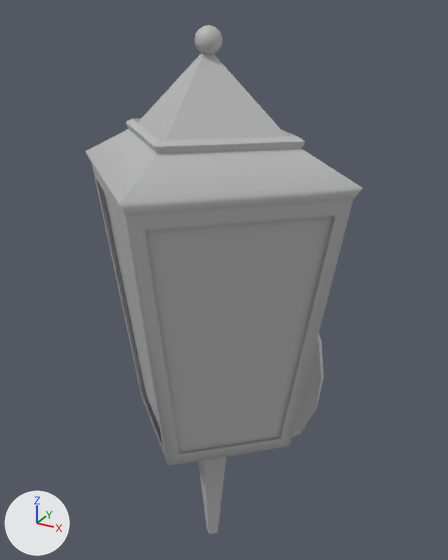
The FBX model Assets/Environment/Laterne.fbx: old version first, new version second.
Camera for both pictures: a 50 mm lens placed at (-0.21979, -0.83831, 0.10947), pointed at (-0.24028, -0.80106, 0.09085). Every picture has the same lights, and +X, +Y and +Z are marked at lower left. Where no turn or scale is listed for an object, it has been applied to the vertices.

The first picture shows 'kleine_Laterne'.
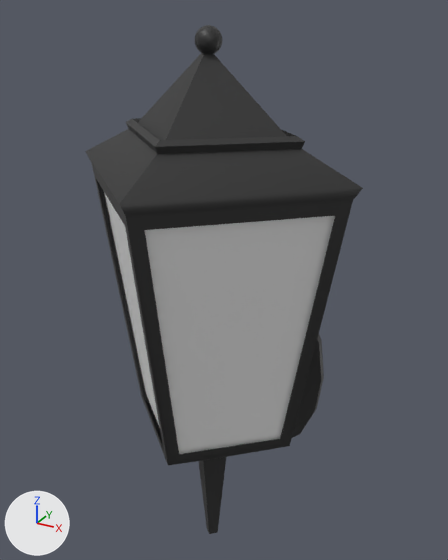
Commit message: lantern update

Location of each change, (x1, y1, x2, y2) in pixels of the pictures (448 x 560 px):
part 1 of me_mesh, cut back
    before: (195, 25, 222, 55)
    after: (195, 25, 222, 54)
part 2 of me_mesh, recoloured (grey to black)
    both: (85, 53, 363, 534)
part 3 of me_mesh, recoloured
    both: (104, 192, 335, 454)

What the commit changed:
Material 'Lantern_glas' (mat_lantern_glas) is new.
Its base color is (0.786, 0.786, 0.786) (white #e5e5e5).
Material 'Lantern' (mat_lantern) is new.
Its base color is (0.026, 0.026, 0.026) (black #2d2d2d).
me_mesh is used by ob_kleine_laterne; location (-0.24009, -0.80216, 0.08844).
me_mesh had 320 vertices, 316 faces and spanned x -0.0104..0.0104, y -0.0108..0.0108, z -0.0201..0.0201.
me_mesh now has 208 vertices, 196 faces and spans x -0.0104..0.0104, y -0.0108..0.0108, z -0.0201..0.0201.
Part 1, on me_mesh:
112 vertices are removed from x -0.0007..0.0009, y -0.0022..-0.0005, z 0.0184..0.02.
223 faces are deleted.
2 vertices move within x 0.0002, y -0.0012, z 0.0184..0.02.
103 new faces join them, mat_lantern (black #2d2d2d).
me_mesh part 2: 89 faces spanning x -0.0104..0.0104, y -0.0108..0.0108, z -0.0201..0.0201 switch from mat_lambert1 (grey #bcbcbc) to mat_lantern (black #2d2d2d).
me_mesh part 3: 4 faces spanning x -0.0095..0.0097, y -0.01..0.0075, z -0.008..0.0112 switch from mat_lambert1 (grey #bcbcbc) to mat_lantern_glas (white #e5e5e5).
